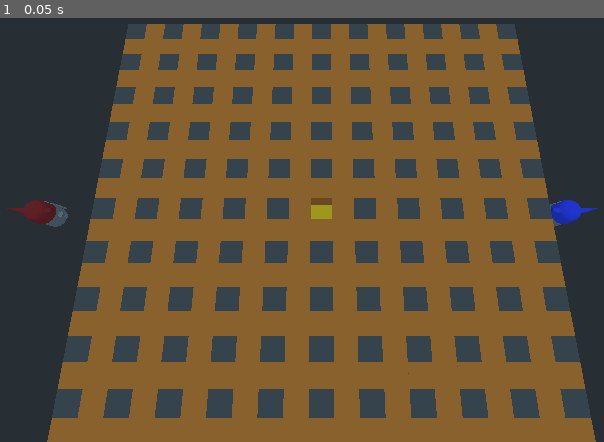
Above: before the commit, frame 1.
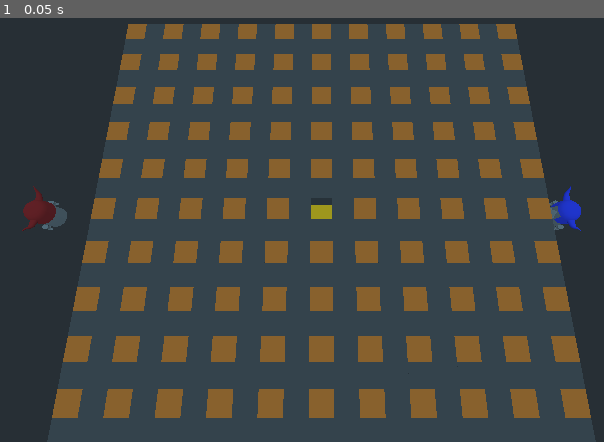
Above: after the commit, the same moment.

Repository: voidexp/ggj23
Game: Godot game, scene res://main.tscn
Same seed, same stepped clock (60 frames per second), same inputs: the game is played once before the commit and once after it.
Inputs:
- Up to frame 1 (0.05 s): no input

The runs differ from the first frame. In frame 1, 76% of the frame differs, in the area x 0-100%, y 1-100%.

Commit message:
Map blocks refactoring - renamings, array with types

Diff:
--- a/game/level_map.gd
+++ b/game/level_map.gd
@@ -1,24 +1,37 @@
 extends Spatial
 
+enum BLOCK_TYPE {NONE, SOIL, ROCK, GOLD}
 
-# Declare member variables here. Examples:
-# var a = 2
-# var b = "text"
-
-export(PackedScene) var soil_brick
-export(PackedScene) var rock_brick
-export(PackedScene) var gold_brick
+export(PackedScene) var soil_block
+export(PackedScene) var rock_block
+export(PackedScene) var gold_block
 export var size_x = 21
 export var size_z = 21
 
-var GROUND_THICKNESS = 0.1
+const GROUND_THICKNESS = 0.1
+var BLOCK_TYPES_MAP = {
+	BLOCK_TYPE.SOIL: soil_block,
+	BLOCK_TYPE.ROCK: rock_block,
+	BLOCK_TYPE.GOLD: gold_block
+}
 
-var tile_map = []
+var __tile_map = []
+var __a_star = AStar.new()
 
-# Called when the node enters the scene tree for the first time.
+func clear_block(i, j):
+	pass
+
 func _ready():
+	__import_block_types()
 	__init_ground()
 	__init_tiles()
+
+func __import_block_types():
+	BLOCK_TYPES_MAP = {
+	BLOCK_TYPE.SOIL: soil_block,
+	BLOCK_TYPE.ROCK: rock_block,
+	BLOCK_TYPE.GOLD: gold_block
+}
 
 func __init_tiles():
 	assert(size_x % 2 == 1)
@@ -27,23 +40,28 @@
 	var y_pos = GROUND_THICKNESS / 2
 
 	for i in range(size_x):
+		var row = []
+		__tile_map.append(row)
+
 		for j in range(size_z):
 			var position = Vector3(start_x + i, y_pos, start_z + j)
-			var new_brick = __get_block_by_position(i, j).instance()
+			var block_type = __generate_block_type_by_position(i, j)
+			row.append(block_type)
 
-			add_child(new_brick)
-			new_brick.translate(position)
+			var new_block = BLOCK_TYPES_MAP[block_type].instance()
 
-func __get_block_by_position(i, j):
-	if i == ceil(size_x/2) and j == ceil(size_z/2):
-		return gold_brick
+			add_child(new_block)
+			new_block.translate(position)
+
+func __generate_block_type_by_position(i, j):
+	if i == ceil(size_x / 2) and j == ceil(size_z / 2):
+		return BLOCK_TYPE.GOLD
 	if (i % 2 == 1) or (j % 2 == 1):
-		return soil_brick
-	return rock_brick
-
+		return BLOCK_TYPE.SOIL
+	return BLOCK_TYPE.ROCK
 
 func __init_ground():
-	var ground_size = Vector3(size_x/2, GROUND_THICKNESS/2, size_z/2)
+	var ground_size = Vector3(size_x / 2, GROUND_THICKNESS / 2, size_z / 2)
 	$Ground/CollisionShape.shape.extents = ground_size
 
 # Called every frame. 'delta' is the elapsed time since the previous frame.
--- a/game/level_map_root.tscn
+++ b/game/level_map_root.tscn
@@ -14,9 +14,9 @@
 
 [node name="LevelMapRoot" type="Spatial"]
 script = ExtResource( 1 )
-soil_brick = ExtResource( 3 )
-rock_brick = ExtResource( 4 )
-gold_brick = ExtResource( 5 )
+soil_block = ExtResource( 4 )
+rock_block = ExtResource( 3 )
+gold_block = ExtResource( 5 )
 
 [node name="Ground" type="StaticBody" parent="."]
 collision_layer = 0
--- a/game/player.tscn
+++ b/game/player.tscn
@@ -3,19 +3,15 @@
 [ext_resource path="res://player.gd" type="Script" id=1]
 [ext_resource path="res://characters/dwarf.tscn" type="PackedScene" id=2]
 
-[sub_resource type="BoxShape" id=1]
-extents = Vector3( 0.5, 0.5, 0.5 )
+[sub_resource type="CapsuleShape" id=1]
+radius = 0.544402
+height = 0.002
 
 [node name="Player" type="KinematicBody"]
 script = ExtResource( 1 )
 
 [node name="CollisionShape" type="CollisionShape" parent="."]
-transform = Transform( 1, 0, 0, 0, -4.37114e-08, 1, 0, -1, -4.37114e-08, 0, 0.5, 0 )
+transform = Transform( 1, 0, 0, 0, -4.37114e-08, 1, 0, -1, -4.37114e-08, -0.0254365, -0.0186482, 0 )
 shape = SubResource( 1 )
 
 [node name="Model" parent="." instance=ExtResource( 2 )]
-transform = Transform( 1.31134e-07, 0, -1, 0, 1, 0, 1, 0, 1.31134e-07, 0, 0, 0 )
-
-[node name="RayCast" type="RayCast" parent="."]
-enabled = true
-cast_to = Vector3( 0, 0, -1 )
